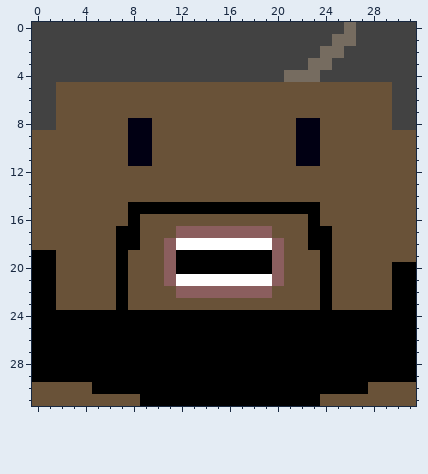
Pixel-art sprite, stored at Faces/Drake (Up).png. Above is the file before it was changed.
The file is 320x320 pixels, drawn in blocks of 10x10; one block is one cell here.
Once edited:
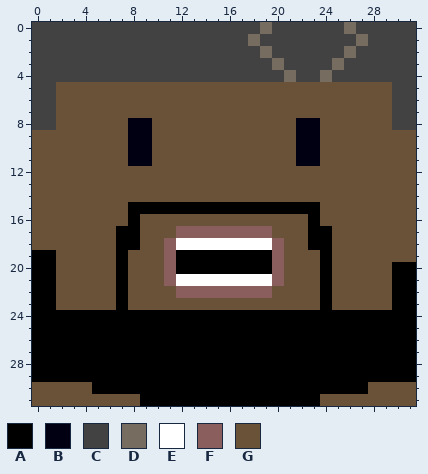
Palette (. is transparent): A #000000  B #010013  C #424242  D #766c60  E #ffffff  F #8b5e5e  G #695238
Difference:
Colour D gives way to colour C in row 1 at x 25 to 26; in row 2 at x 24 to 25; in row 3 at x 23 to 24; in row 4 at x 22 to 23.
Colour C gives way to colour D in row 0 at x 19; in row 1 at x 18 and 27; in row 2 at x 19 and 26; in row 3 at x 20 and 25; in row 4 at x 24.
Boxes around the changes in both pictures, in picture pixels (x1, y1, x2, y2):
changed: (248, 22, 368, 82)
